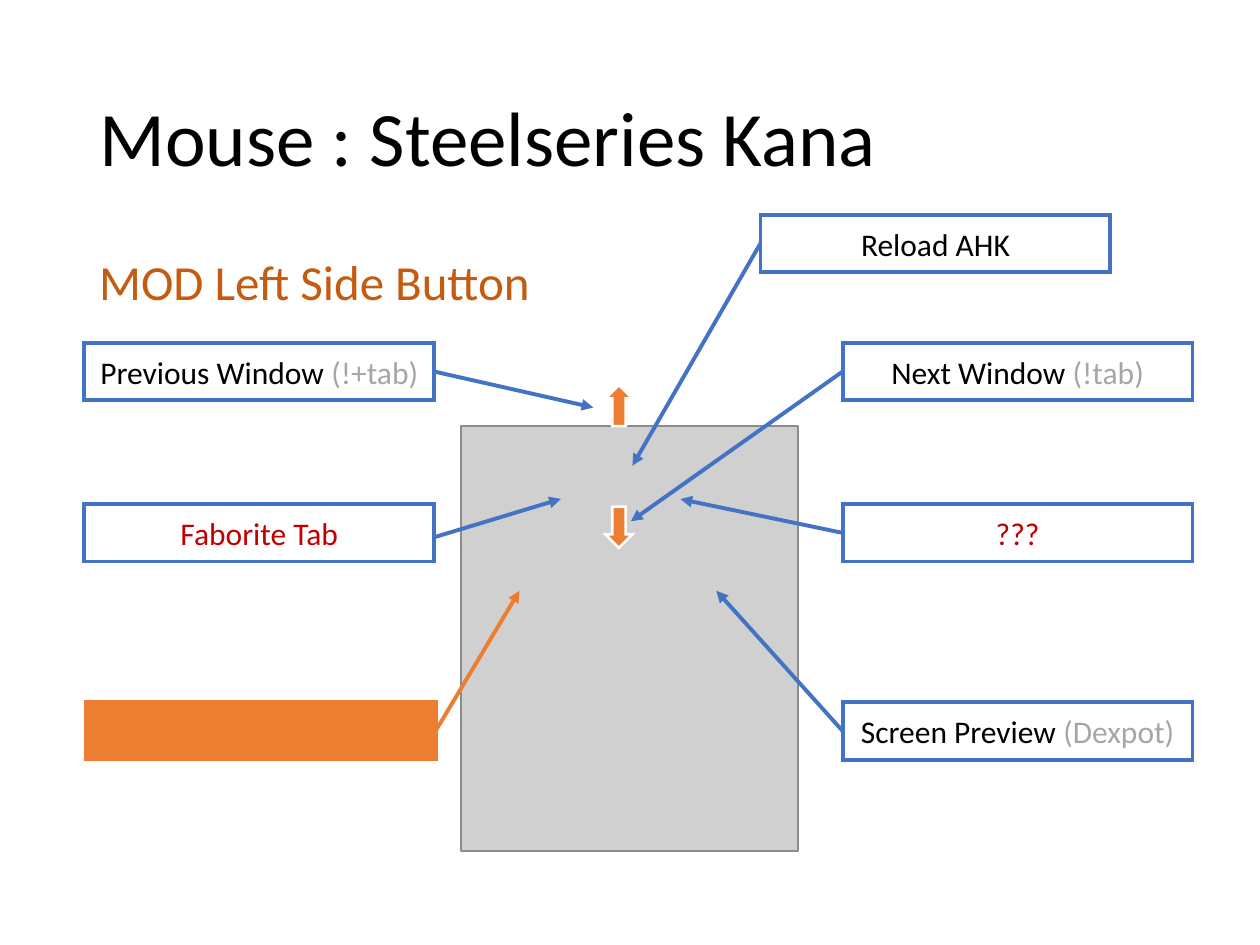
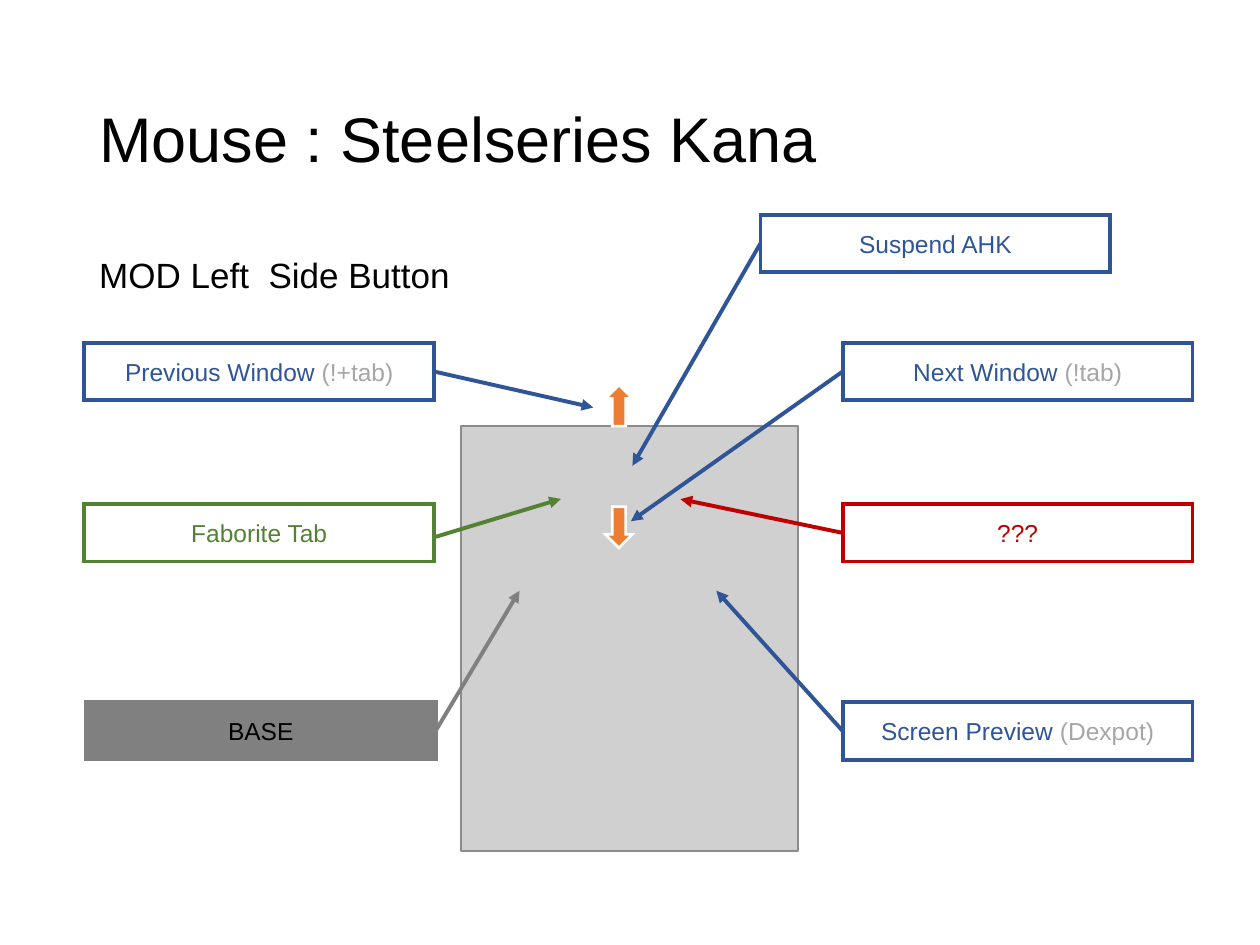
Before and after one commit to ittooo66/myAHK, a slide deck: slide 4 of マニュアル.pptx (slide 5 before the commit). Drawn at 1260x945 pixels with LibreOffice and Linux fonts; fonts in the diff are those of the drawing; grey boxes stand for pictures. Boxes give left, top, right and bottom in pixels: in the first picture for what was removed or moved away, otherwise in the second. Text is boxed around its words. In the diff, an @@ line names an element or a change of style, - is before the commit and + after.

Commit message:
modify mouse oce

```diff
--- a/マニュアル.pptx
+++ b/マニュアル.pptx
@@ title "Mouse : Steelseries Kana" at [99, 116, 816, 163]: size 44 to 36 pt, font Calibri to Arial @@
@@ rectangle "Suspend AHK" at [761, 214, 1111, 271]: outline #4472C4 2.25 pt to #2F5597 2.25 pt @@
@@ text in rectangle at [859, 235, 1011, 258]: text changed; size 18 to 14 pt; font Calibri to Arial; text colour #000000 to #2F5597 @@
-Reload AHK
+Suspend AHK
@@ text "MOD Left Side Button" at [99, 262, 449, 289]: size 28 to 20 pt, font Calibri to Arial, text colour #C55A11 to #000000 @@
@@ arrow (761, 243) - (633, 466): stroke #4472C4 2.25 pt to #2F5597 2.25 pt @@
@@ rectangle "Previous Window (!+tab)" at [84, 343, 435, 399]: size 18 to 14 pt, font Calibri to Arial; text colour #000000 to #2F5597 in "Previous Window"; outline #4472C4 2.25 pt to #2F5597 2.25 pt @@
@@ rectangle "Next Window (!tab)" at [843, 343, 1193, 399]: size 18 to 14 pt, font Calibri to Arial; text colour #000000 to #2F5597 in "Next Window"; outline #4472C4 2.25 pt to #2F5597 2.25 pt @@
@@ arrow (435, 372) - (593, 407): stroke #4472C4 2.25 pt to #2F5597 2.25 pt @@
@@ arrow (843, 372) - (631, 522): stroke #4472C4 2.25 pt to #2F5597 2.25 pt @@
@@ rectangle "Faborite Tab" at [84, 504, 435, 561]: size 18 to 14 pt, font Calibri to Arial, text colour #C00000 to #548235; outline #4472C4 2.25 pt to #548235 2.25 pt @@
@@ arrow (436, 537) - (561, 499): stroke #4472C4 2.25 pt to #548235 2.25 pt @@
@@ arrow (843, 533) - (680, 499): stroke #4472C4 2.25 pt to #C00000 2.25 pt @@
@@ rectangle "???" at [843, 504, 1193, 561]: size 18 to 14 pt, font Calibri to Arial; outline #4472C4 2.25 pt to #C00000 2.25 pt @@
@@ arrow (436, 731) - (519, 591): stroke #ED7D31 2.25 pt to #808080 2.25 pt @@
@@ arrow (843, 731) - (717, 591): stroke #4472C4 2.25 pt to #2F5597 2.25 pt @@
@@ rectangle "BASE" at [86, 702, 436, 759]: fill #ED7D31 to #808080; outline #ED7D31 2.25 pt to #808080 2.25 pt @@
@@ rectangle "Screen Preview (Dexpot)" at [843, 702, 1193, 759]: size 18 to 14 pt, font Calibri to Arial; text colour #000000 to #2F5597 in "Screen Preview"; outline #4472C4 2.25 pt to #2F5597 2.25 pt @@
@@ text in rectangle at [228, 723, 293, 740]: text added @@
+BASE
```
Also in this commit, not shown: 3 other slides changed, 1 other file.
